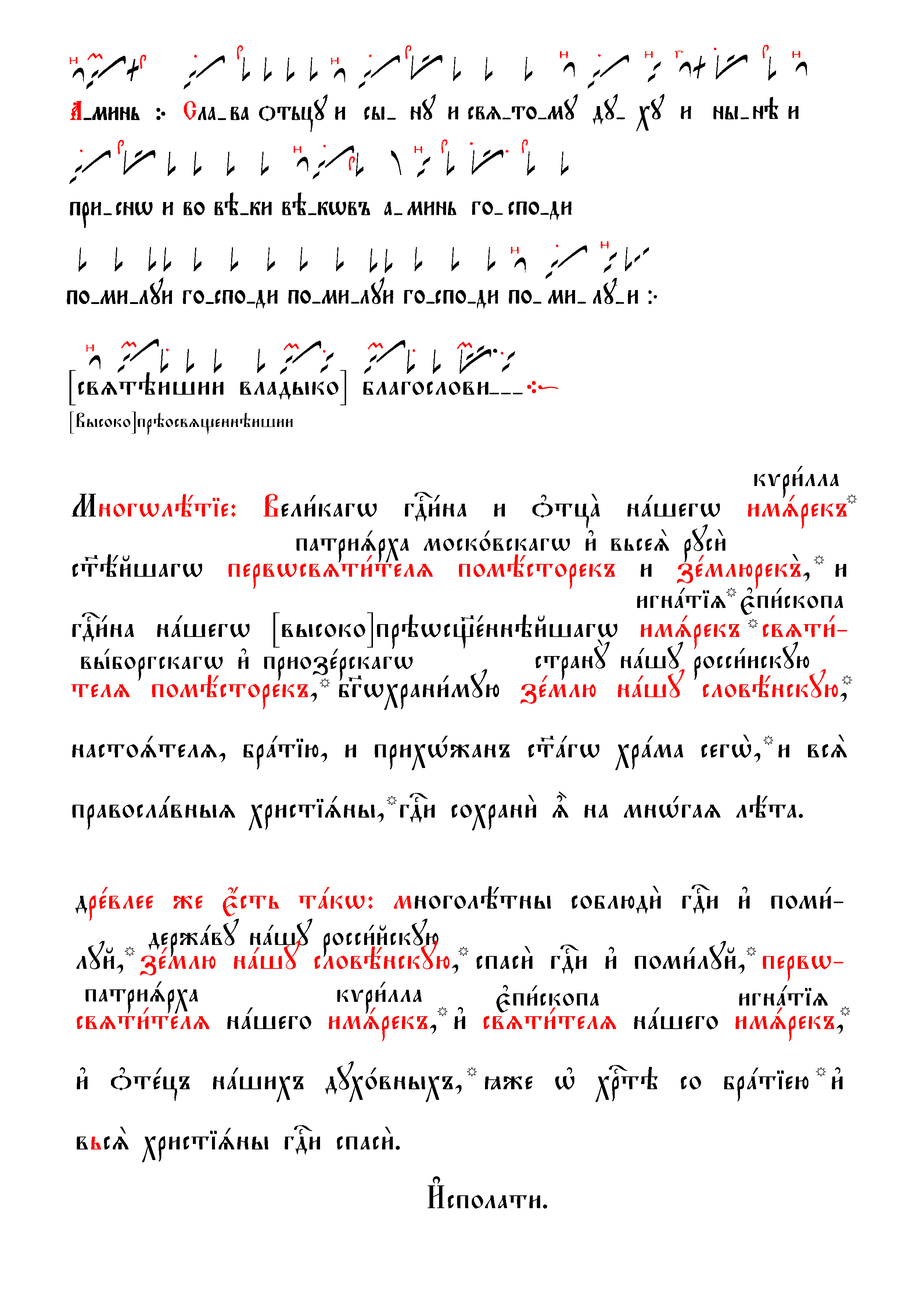
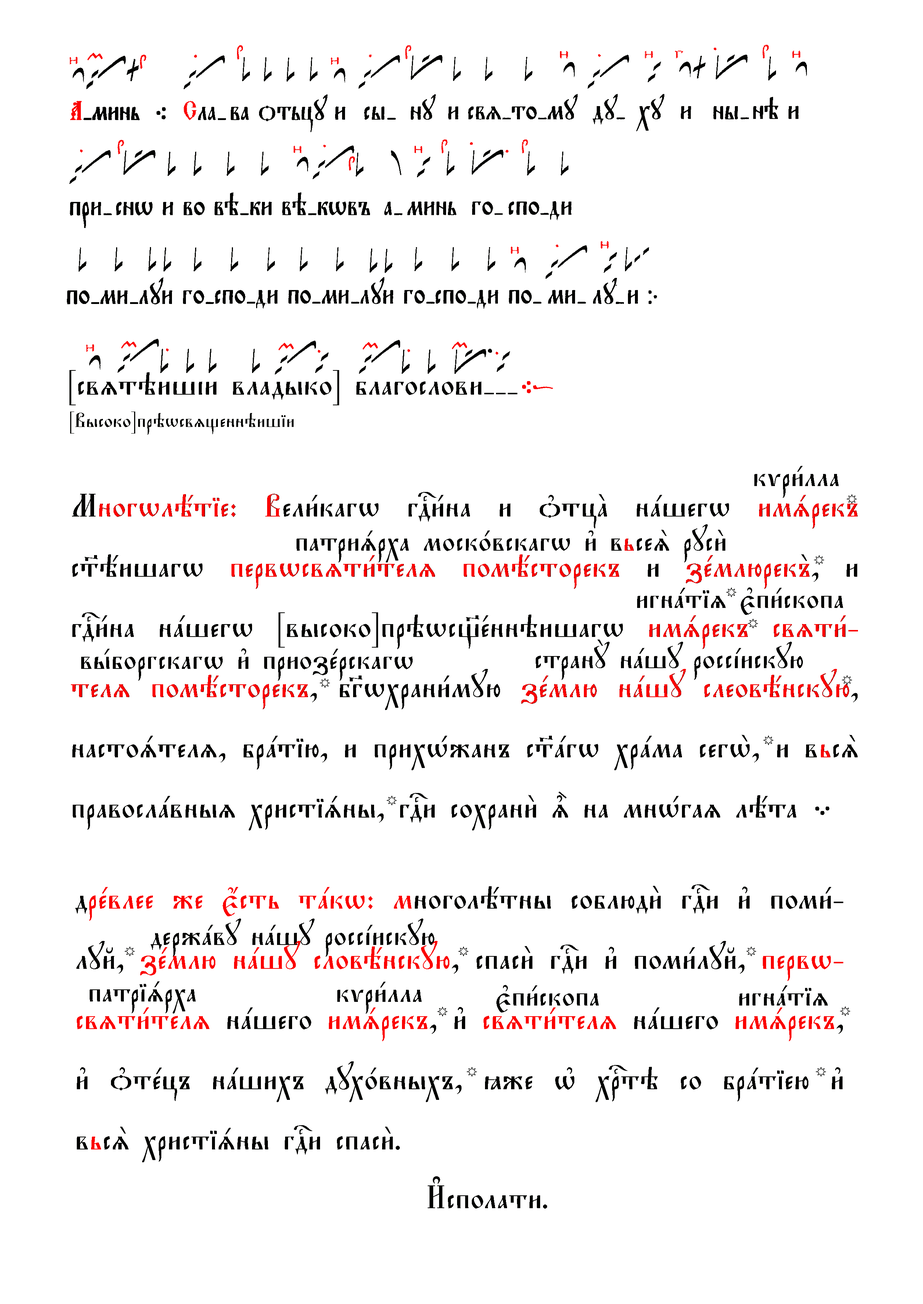
Layer changes from the first (923, 1304) image to the second:
painted on "дрeвлее же є4сть тaкw: многолё..." over 76, 887, 843, 1150
painted on "Многwлётіе: Вели1кагw гдcи1на ..." over 70, 492, 858, 829
renamed "патриsрха" to "патріsрха", painted on it over 85, 981, 198, 1014
painted on "патриsрха моск0вскагw и3 вьсеz..." over 296, 524, 723, 563
renamed "странY нaшу росси1искую" to "странY нaшу россjискую", painted on it over 535, 639, 809, 681
renamed "держaву нaшу росси1йскую" to "держaву нaшу россjискую", painted on it over 148, 918, 439, 958
renamed "[Высоко]прэосвzщеннэишии" to "[Высоко]прэwсвzщеннэишіи", painted on it over 75, 411, 294, 435
renamed "[свzтэишии владыко] благослови" to "[свzтэишiи владыко] благослови", painted on it over 78, 370, 489, 406
painted on "вы1боргскагw и3 приозeрскагw" over 207, 648, 399, 681
painted on "є3пи1скопа игнaтіz" over 550, 1007, 782, 1013
painted on "игнaтіz є3пи1скопа" over 755, 587, 766, 590
painted on "кvри1лла #1" over 370, 1007, 376, 1014
painted on "кvри1лла" over 791, 495, 806, 498
painted on "Чернила" over 69, 44, 857, 1042
